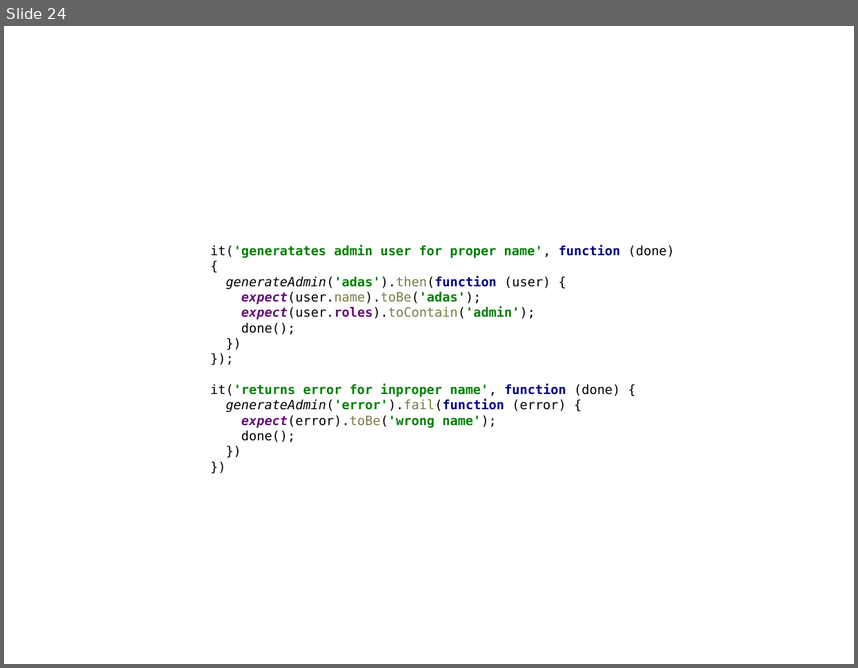
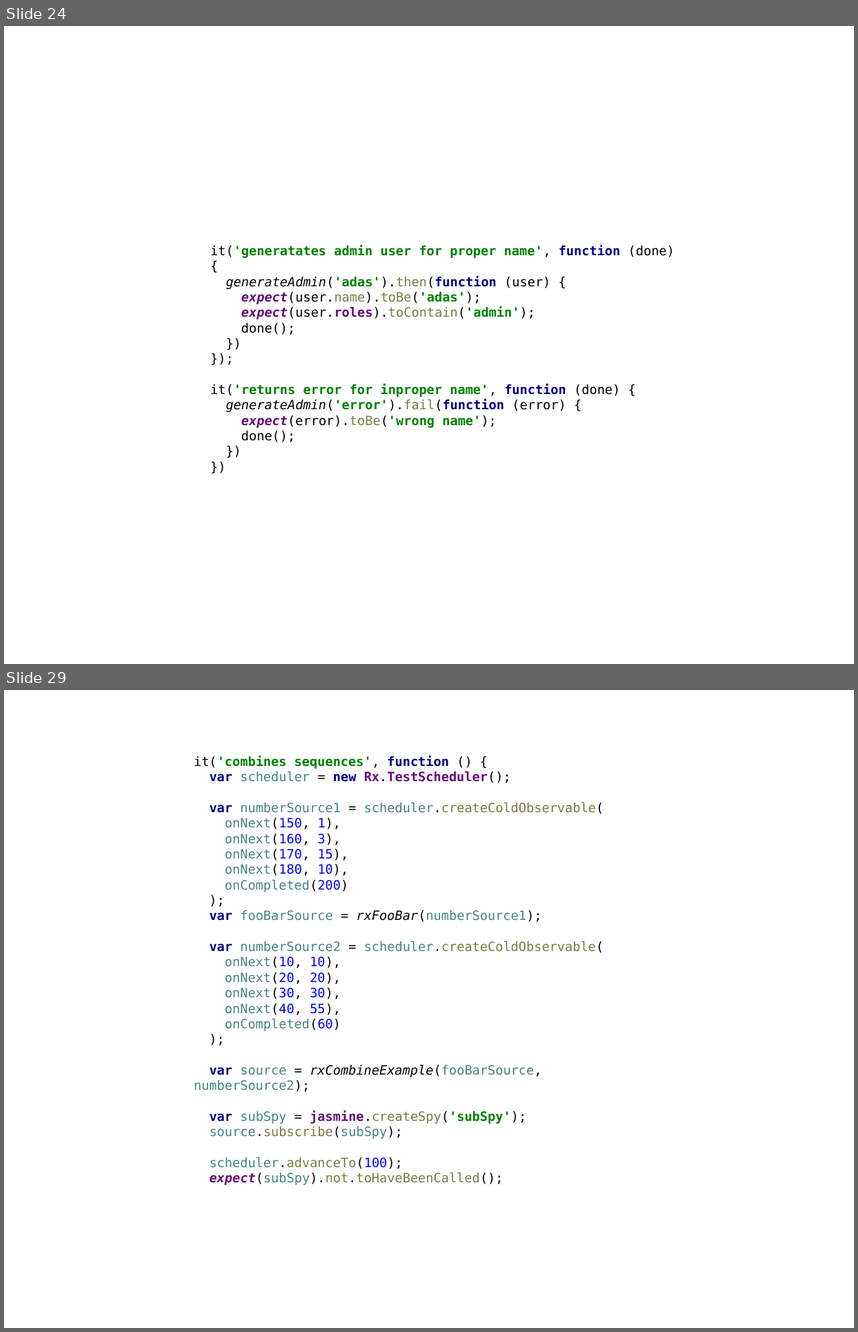
Before and after one commit to sielakos/js-monads, a slide deck: monads.odp. Shown one above the other, each under a label of ours: slide 24 before the commit, slides 24 and 29 after it; the slides between them are not shown. The pictures are 858x668 and 858x1332 pixels, drawn with LibreOffice and Linux fonts; fonts in the diff are those of the drawing. Boxes give left, top, right and bottom in pixels: in the first picture for what was removed or moved away, otherwise in the second. Text is boxed around its words. In the diff, an @@ line names an element or a change of style, - is before the commit and + after.

```diff
--- a/monads.odp
+++ b/monads.odp
@@ slide 29 added at <box>4,690,854,1328</box>, background #FFFFFF @@
@@ text added at <box>194,756,604,1185</box>, 12 pt, text #458383 @@
+it('combines sequences', function () {
+var scheduler = new Rx.TestScheduler();
+var numberSource1 = scheduler.createColdObservable(
+onNext(150, 1),
+onNext(160, 3),
+onNext(170, 15),
+onNext(180, 10),
+onCompleted(200)
+);
+var fooBarSource = rxFooBar(numberSource1);
+var numberSource2 = scheduler.createColdObservable(
+onNext(10, 10),
+onNext(20, 20),
+onNext(30, 30),
+onNext(40, 55),
+onCompleted(60)
+);
+var source = rxCombineExample(fooBarSource, numberSource2);
+var subSpy = jasmine.createSpy('subSpy');
+source.subscribe(subSpy);
+scheduler.advanceTo(100);
+expect(subSpy).not.toHaveBeenCalled();
```
Also in this commit, not shown: 1 slide changed, 6 other slides added, 6 other files.
